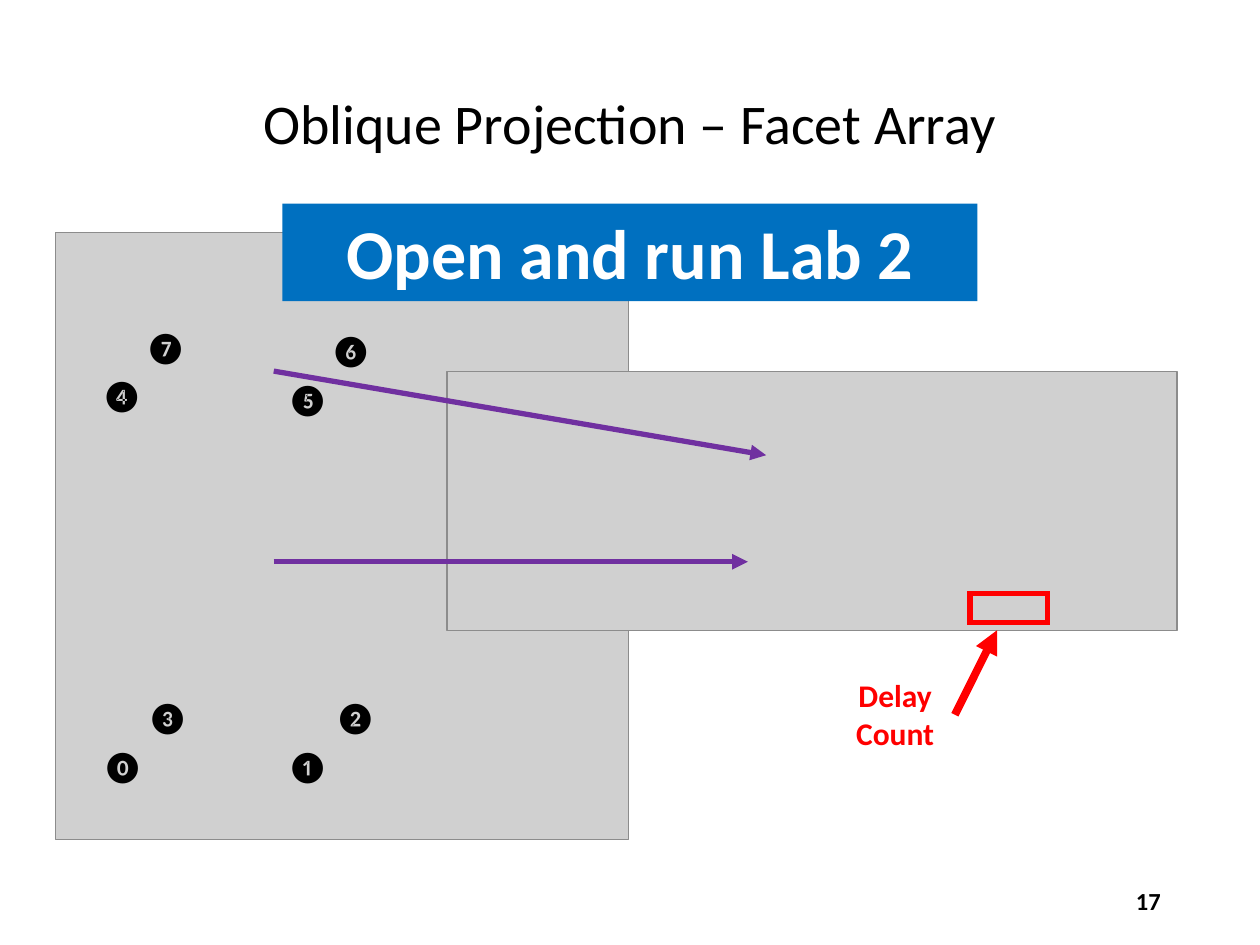
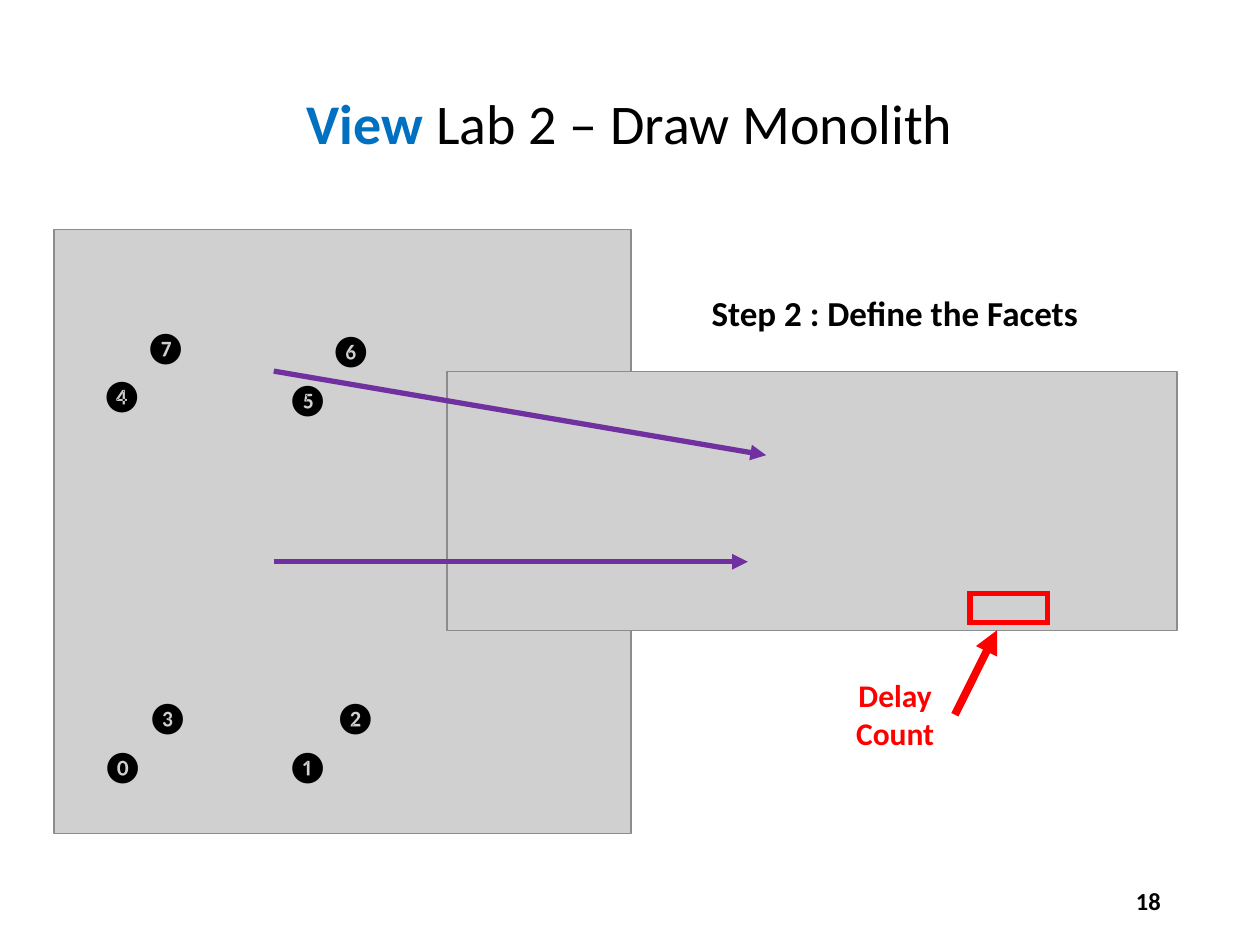
Before and after one commit to dbiersach/scicomp301-cpp-linux, a slide deck: slide 18 of session16/Session 16 - 3D Graphics, Vector Algebra.pptx (slide 17 before the commit). Drawn at 1260x945 pixels with LibreOffice and Linux fonts; fonts in the diff are those of the drawing; grey boxes stand for pictures. Boxes give left, top, right and bottom in pixels: in the first picture for what was removed or moved away, otherwise in the second. Text is boxed around its words. In the diff, an @@ line names an element or a change of style, - is before the commit and + after.

```diff
--- a/session16/Session 16 - 3D Graphics, Vector Algebra.pptx
+++ b/session16/Session 16 - 3D Graphics, Vector Algebra.pptx
@@ title at box(307, 104, 952, 145): text changed @@
-Oblique Projection – Facet Array
+View Lab 2 – Draw Monolith
@@ rectangle removed at box(282, 204, 978, 301) @@
-Open and run Lab 2
@@ picture: place and size @@
-picture at box(55, 233, 629, 839)
+picture at box(54, 229, 631, 834)
@@ text added at box(712, 301, 1078, 332), 20 pt, text #000000, bold @@
+Step 2 : Define the Facets
@@ page number at box(1136, 893, 1161, 911): text changed @@
-17
+18
```
Also in this commit, not shown: 23 other slides changed, 11 slides added, 8 slides removed, 1 other file.
